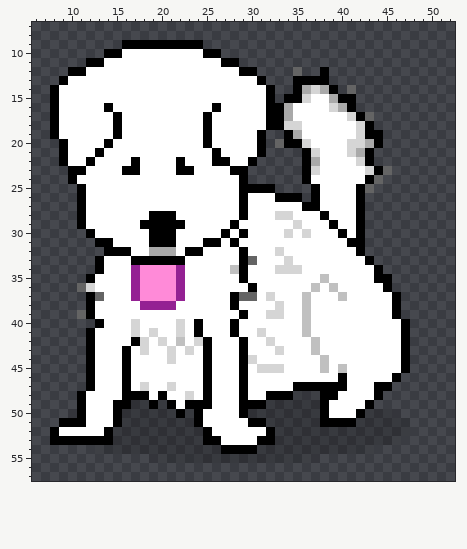
Pixel-art sprite -- img/forest-sit-3.png. The picture above is the old version.
The file is 64x64 pixels. Pixels under 10% opacity are left out. Colours within 5 levels of each other are drawn and written as one. Shown: x 6..52, y 7..57.
And afterwards:
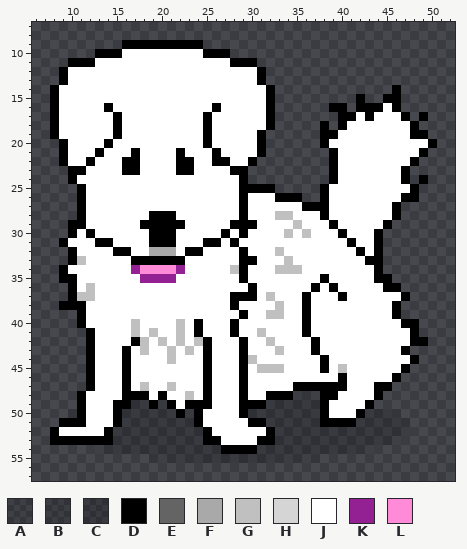
Palette (. is transparent): A #0000001c  B #00000028  C #00000032  D #000000  E #646464  F #a9a9a9  G #c0c0c0  H #d5d5d5  J #ffffff  K #942193  L #ff8ad8
Log entry: forest walks and pees
Change:
Changed rows in their new state; - is an unchanged pixel.
first column x 9:
10 ----D-------------D-----------------------
11 -DD-J-------------J-DD--------------------
12 DJJ-----------------JJD---.--.------------
13 --------------------------....------------
14 --------------------------.....-.----D----
15 -------------------------........D--DD----
16 ------------------------......DD.DDDJD----
17 ------------------------.......DDJDJJJD-D-
18 ------------------------.....D.D-JJJJJJD--
19 -------------------------....DD--JJJJJJDD-
20 ------------------------.....D--JJJJJJJJJD
21 --------D----D-------------...D-JJJJJJJJD-
22 -------D------D------------...D--JJJJJJD--
23 ---------------------------...D---JJJJD---
24 ---------------------------...D---JJJJD-D-
25 ----------------------------.D---JJJJJJD--
26 ----------------------------.D---JJJJJDD--
27 -----------------------------D---JJJJD----
28 ------------------------GG-------JJJJD----
29 -D------------------DD----G------JJJD-----
30 -DJ----------------------G-G-----JJD------
31 DJJJ-----------------------------JJD------
32 -DJJJJ------------------G---------JD------
33 -DGJJ----------------D---G---------D------
34 DJJJJ-------------------GGG---------------
35 DDJJ----JKKKKJ---------------D------------
36 -DJG----JJJJJJ--------------D-D------D----
37 -DGGJ---JJJJJJ------DD-G---D---D-----JD---
38 DDDJ-----JJJJ-----------G--D--------------
39 --DJ-------------------GG--D--------------
40 --DJJ---G----G-------------D-----------D--
41 --------G-G--G--------G----D----------JD--
42 ---------G-G---G-------G----D---------JDD-
43 ---------G--G-G---------G---D-------------
44 ------------G--------G-------D--------JD--
45 ----------------------GGG----D------------
47 ---------G--G-----------------------------
48 --------------G---------------------------
